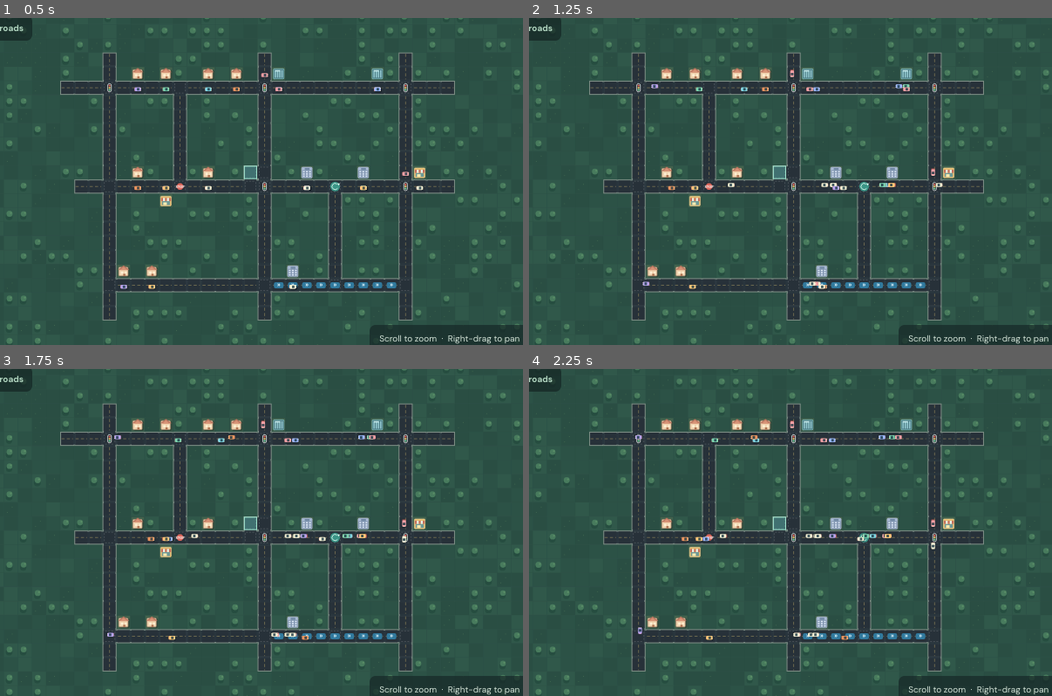
Above: before the commit, frames 1-4 (two rows, left to right).
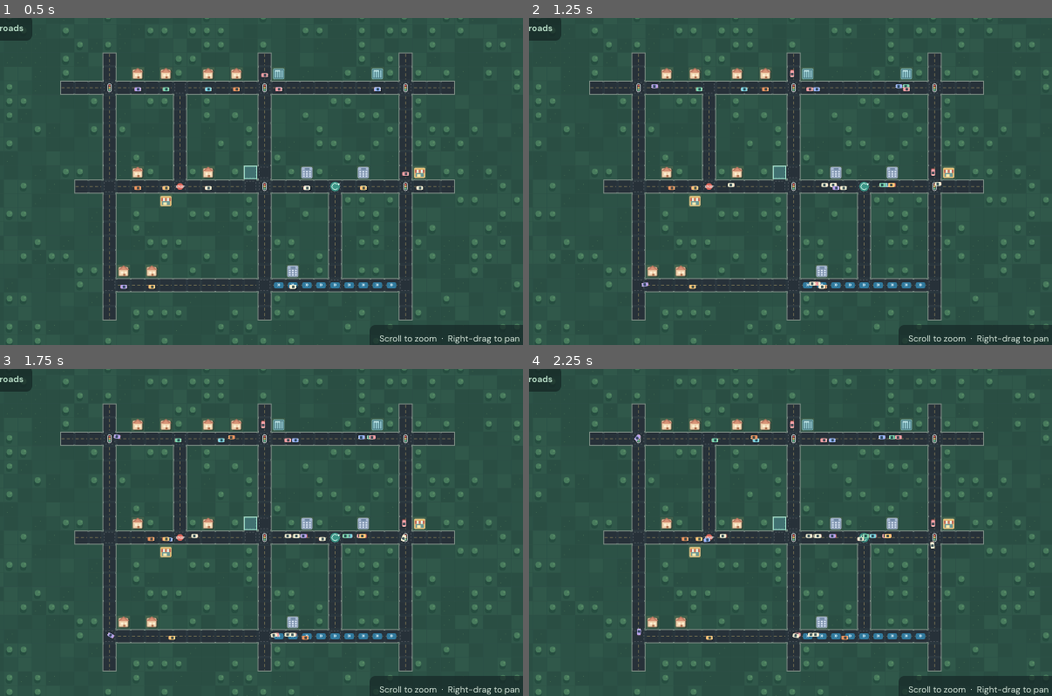
Above: after the commit, the same moments.

Repository: Dkaban/traffic-jam
Game: browser game, page index.html
The game is run twice, just before and just after one commit, with the same random seed, the same clock (stepped at 60 frames per second) and the same inputs.
Inputs (mouse positions are % of the whole screen's width and height, from its top left):
- Up to frame 1 (0.5 s): click (61, 59) at 0.27 s
- Up to frame 2 (1.25 s): tap Space at 1.1 s
- Up to frame 3 (1.75 s): tap Space at 1.6 s
- Up to frame 4 (2.25 s): tap Space at 2.1 s
The pictures show only the part of the screen within x 37-87%, y 37-87%; the shares and areas given below are measured in that part.

Frame 1 is identical in both runs. In frame 2, less than 0.1% of the frame differs, in the area x 21-80%, y 50-83%; in frame 3, less than 0.1%; in frame 4, 0.1%, in the area x 20-78%, y 20-83%.

Commit message:
Smooth vehicle turns with continuous curved trajectories

Diff:
--- a/src/simulation.js
+++ b/src/simulation.js
@@ -123,7 +123,7 @@
       if (car.stopCountdown > 0) car.stopCountdown = Math.max(0, car.stopCountdown - dt);
       const from = car.path[car.node];
       const dirX = next.x - from.x, dirY = next.y - from.y;
-      car.facing = Math.atan2(dirY, dirX);
+      // Heading is calculated from the curved road trajectory in position().
       if (car.t < .42 && !this.canEnter(car, next, occupancy)) { car.wait = true; continue; }
       const multiplier = next.modifier === 'express' ? 1.65 : next.modifier === 'roundabout' ? 1.18 : 1;
       car.t += dt * car.speed * multiplier;
@@ -136,13 +136,42 @@
     }
     this.getOccupancy();
   }
+  // Round corners by blending the incoming and outgoing road directions.
+  // Each segment keeps its endpoints at tile centers, but uses continuous
+  // Hermite tangents so cars steer into turns instead of snapping 90 degrees.
   position(car) {
     if (car.path.length) {
-      const a = car.path[car.node], b = car.path[car.node+1] || a;
-      if (a) return { x: a.x + (b.x-a.x) * car.t, y: a.y + (b.y-a.y)*car.t };
+      const nodes = car.path;
+      const i = Math.min(car.node, nodes.length - 1);
+      const a = nodes[i], b = nodes[i + 1];
+      if (a && b) {
+        const prev = nodes[Math.max(0, i - 1)];
+        const after = nodes[Math.min(nodes.length - 1, i + 2)];
+        const tangent = (before, center, next) => {
+          const inX = center.x - before.x, inY = center.y - before.y;
+          const outX = next.x - center.x, outY = next.y - center.y;
+          if (!inX && !inY) return { x: outX, y: outY };
+          if (!outX && !outY) return { x: inX, y: inY };
+          return { x: (inX + outX) * .5, y: (inY + outY) * .5 };
+        };
+        const m0 = tangent(prev, a, b);
+        const m1 = tangent(a, b, after);
+        const t = Math.max(0, Math.min(1, car.t));
+        const t2 = t*t, t3 = t2*t;
+        const h00 = 2*t3-3*t2+1, h10 = t3-2*t2+t;
+        const h01 = -2*t3+3*t2, h11 = t3-t2;
+        const x = h00*a.x + h10*m0.x + h01*b.x + h11*m1.x;
+        const y = h00*a.y + h10*m0.y + h01*b.y + h11*m1.y;
+        const dx = (6*t2-6*t)*a.x + (3*t2-4*t+1)*m0.x + (-6*t2+6*t)*b.x + (3*t2-2*t)*m1.x;
+        const dy = (6*t2-6*t)*a.y + (3*t2-4*t+1)*m0.y + (-6*t2+6*t)*b.y + (3*t2-2*t)*m1.y;
+        const angle = Math.atan2(dy, dx);
+        car.facing = angle;
+        return { x, y, angle };
+      }
+      if (a) return { x:a.x, y:a.y, angle:car.facing };
     }
     const r = this.city.roads.get(car.road);
-    return r ? {x:r.x,y:r.y} : null;
+    return r ? {x:r.x,y:r.y,angle:car.facing} : null;
   }
   stats() {
     const active = this.cars.filter(c => c.road).length;
